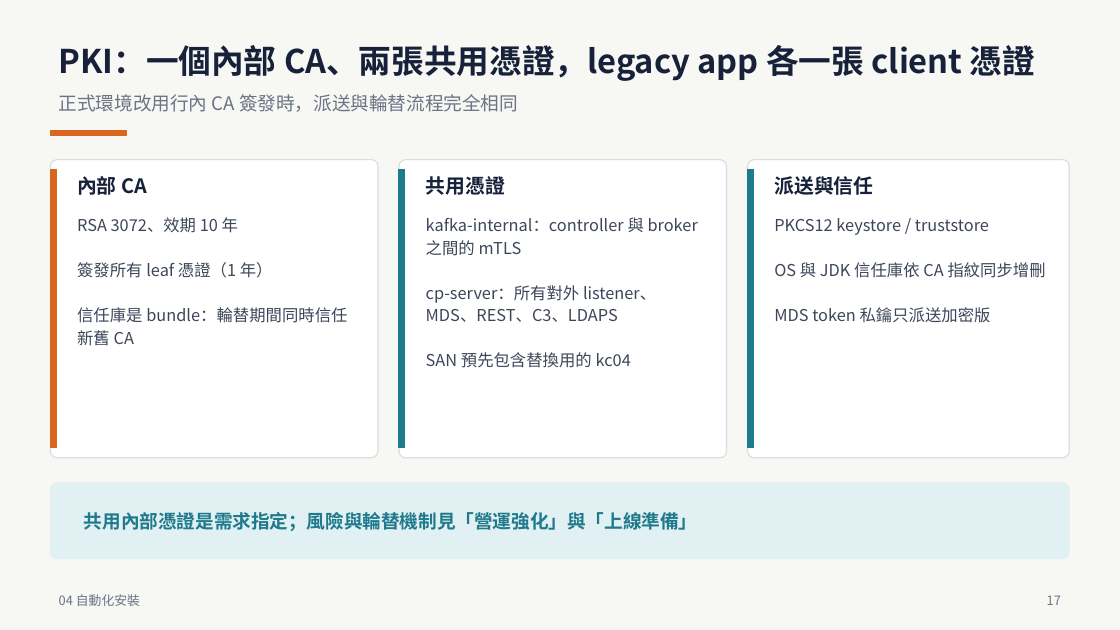
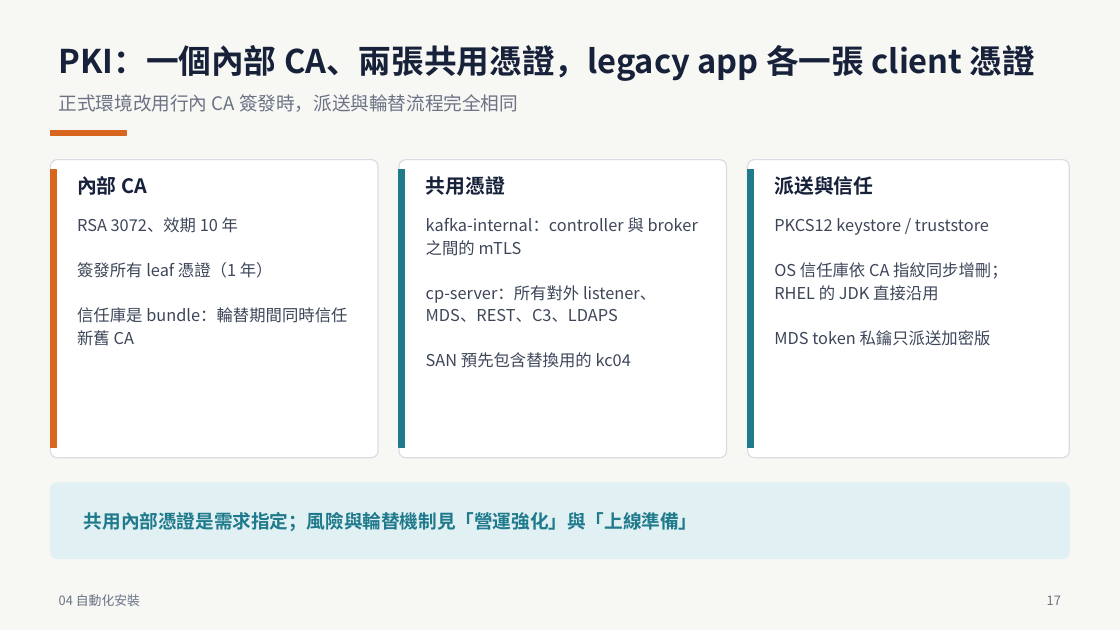
Before and after one commit to zxc81906119/kafka_install_ops, a slide deck: slide 17 of docs/Confluent-離線安裝PoC-全流程.pptx. Drawn at 1120x630 pixels with LibreOffice and Linux fonts; fonts in the diff are those of the drawing. Boxes give left, top, right and bottom in pixels: in the first picture for what was removed or moved away, otherwise in the second. Text is boxed around its words. In the diff, an @@ line names an element or a change of style, - is before the commit and + after.

```diff
--- a/docs/Confluent-離線安裝PoC-全流程.pptx
+++ b/docs/Confluent-離線安裝PoC-全流程.pptx
@@ text at (774, 262, 1007, 301): text changed @@
-OS 與 JDK 信任庫依 CA 指紋同步增刪
+OS 信任庫依 CA 指紋同步增刪；RHEL 的 JDK 直接沿用
```
Also in this commit, not shown: 1 other slide changed, 34 other files.
